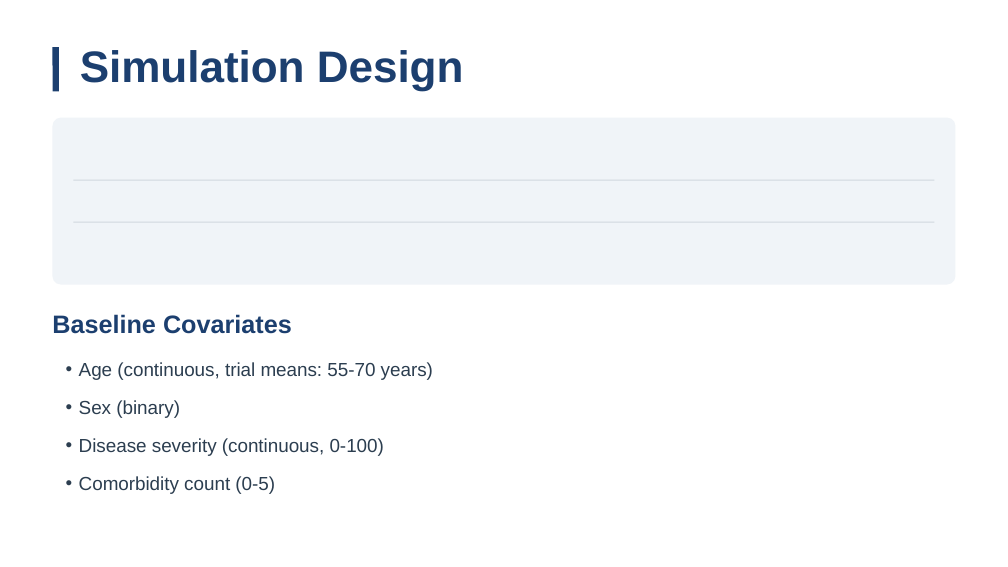
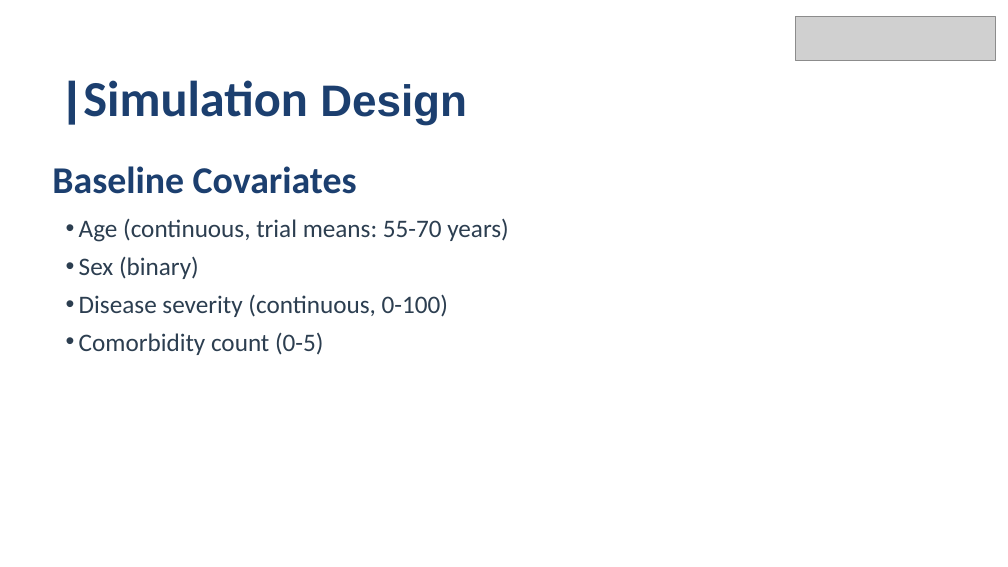
Before and after one commit to dkarletsos/multigroup_iptw, a slide deck: slide 16 of manuscript/PRE_AS12.pptx (slide 13 before the commit). Drawn at 1008x567 pixels with LibreOffice and Linux fonts; fonts in the diff are those of the drawing; grey boxes stand for pictures. Boxes give left, top, right and bottom in pixels: in the first picture for what was removed or moved away, otherwise in the second. Text is boxed around its words. In the diff, an @@ line names an element or a change of style, - is before the commit and + after.

```diff
--- a/manuscript/PRE_AS12.pptx
+++ b/manuscript/PRE_AS12.pptx
@@ picture added at [795,16,995,60] @@
@@ line moved from (55, 47) - (55, 92) to (72, 81) - (72, 125) @@
@@ text "Simulation Design": place and size @@
-text "Simulation Design" at [80,50,464,91]
+text "Simulation Design" at [83,80,467,124]
@@ text "Simulation Design" at [83,80,467,124]: size 31.5 to 36 pt, font Arial to Calibri in "Simulation" @@
@@ rounded rectangle removed at [52,118,956,285] @@
@@ text "Baseline Covariates": place and size @@
-text "Baseline Covariates" at [52,314,292,334]
+text "Baseline Covariates" at [52,166,357,194]
@@ text "Baseline Covariates" at [52,166,357,194]: size 18 to 27 pt, font Arial to Calibri @@
@@ line removed from (74, 180) to (934, 180) @@
@@ text "Age (continuous, trial means: 55-70 ...": place and size @@
-text "Age (continuous, trial means: 55-70 ..." at [79,362,433,494]
+text "Age (continuous, trial means: 55-70 ..." at [79,218,509,355]
@@ text "Age (continuous, trial means: 55-70 ..." at [79,218,509,355]: size 13.5 to 18 pt, font Arial to Calibri @@
@@ line removed from (74, 222) to (934, 222) @@
```
Also in this commit, not shown: 16 other slides changed, 4 slides added, 1 slide removed, 7 other files.
